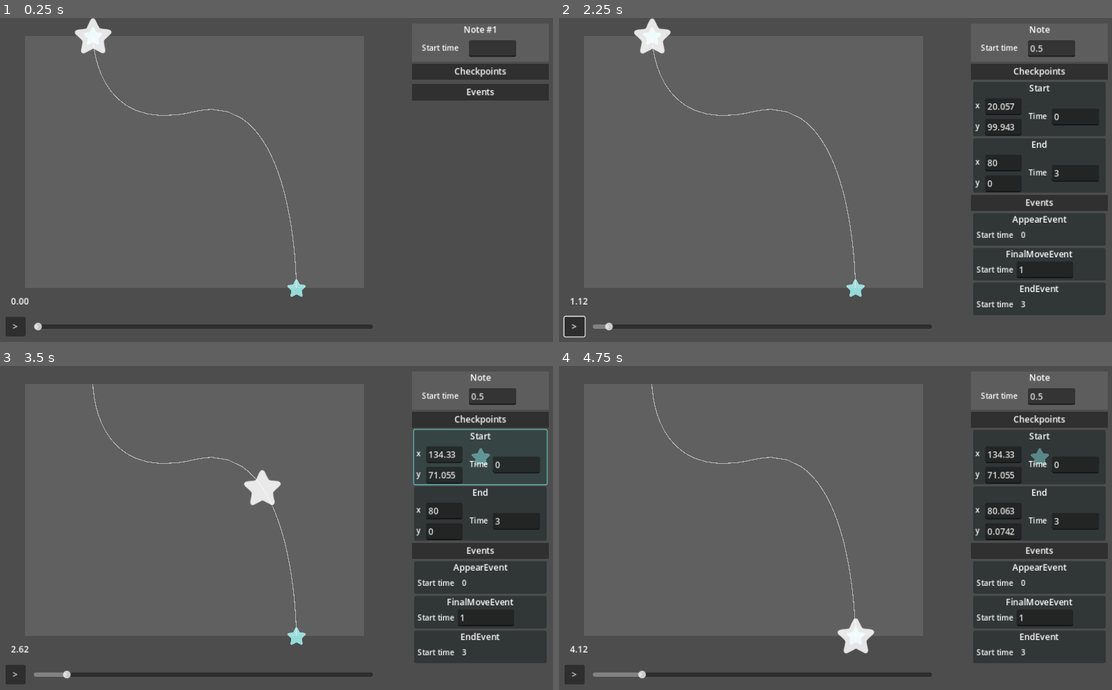
Above: before the commit, frames 1-4 (two rows, left to right).
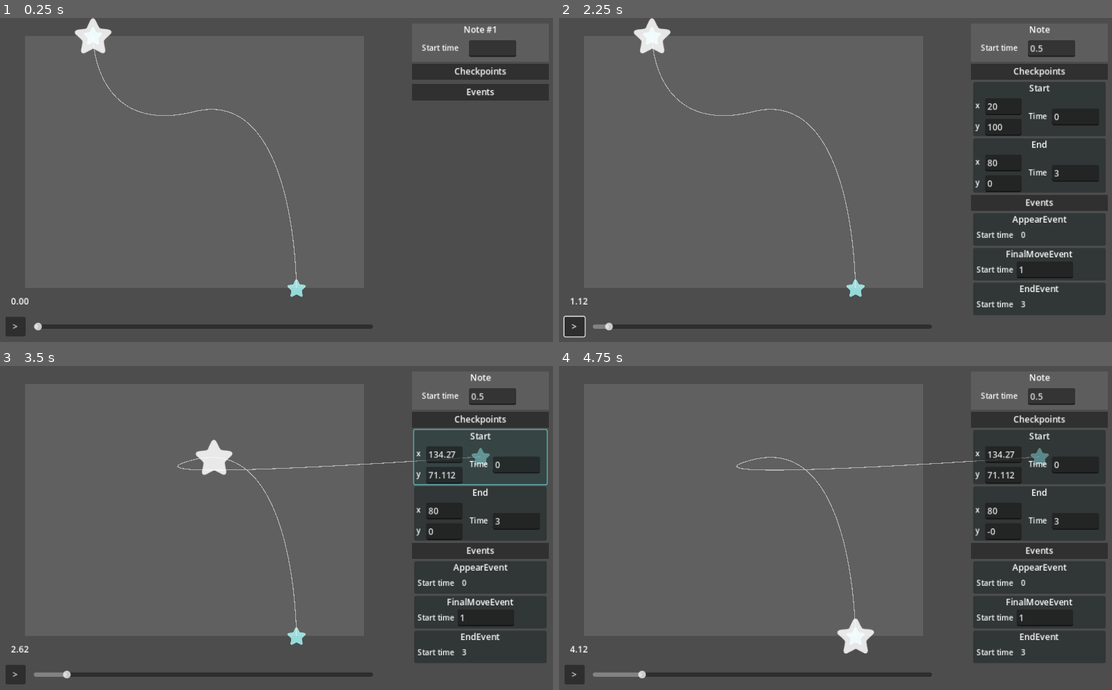
Above: after the commit, the same moments.

Repository: Punjidixie/Project-Prelude-Editor
Game: Godot game, scene res://main/main.tscn
The game is run twice, just before and just after one commit, with the same random seed, the same clock (stepped at 60 frames per second) and the same inputs.
Inputs (mouse positions are in pixels of both pictures, inside the frame that each line leads up to):
- Up to frame 1 (0.25 s): no input
- Up to frame 2 (2.25 s): click (1051, 47) at 0.52 s; type "12" at 0.6 s; click ">" at 1.25 s; move the mouse to (653, 37) at 2.02 s; press the mouse at (653, 37) at 2.03 s; hold W from 2.03 s (still down)
- Up to frame 3 (3.5 s): release W at 2.75 s; release the mouse at (94, 385) at 2.75 s; click (481, 456) at 2.77 s
- Up to frame 4 (4.75 s): move the mouse to (857, 634) at 3.52 s; click (857, 634) at 3.6 s; move the mouse to (608, 654) at 4.27 s; press the mouse at (608, 654) at 4.28 s; hold W from 4.28 s (still down)

The runs differ from the first frame. In frame 1, less than 0.1% of the frame differs, in the area x 17-54%, y 11-80%; in frame 2, 0.2%; in frame 3, 1.1%, in the area x 16-89%, y 5-80%; in frame 4, 0.4%.

Commit message:
improve drag checkpoints

Diff:
--- a/main/main.tscn
+++ b/main/main.tscn
@@ -16,6 +16,7 @@
 [ext_resource type="Script" path="res://ui/ui_controller.gd" id="14_bthse"]
 
 [sub_resource type="Curve2D" id="Curve2D_gaqnd"]
+bake_interval = 1.0
 _data = {
 "points": PackedVector2Array(0, 0, 0, 0, 20, 100, -30, -10, 30, 10, 50, 70, 0, 0, 0, 0, 80, 0)
 }
--- a/notes/note_checkpoint.gd
+++ b/notes/note_checkpoint.gd
@@ -15,9 +15,10 @@
 # Local time
 @export var target_time : float
 @export var checkpoint_name : String
-@export var click_area : Area2D
+@export var click_area : Control
 
-var draggable = false
+var following_mouse = false
+var mouse_in = false # to be able to start following mouse
 var drag_position : Vector2
 
 func _ready():
@@ -26,13 +27,15 @@
 	click_area.mouse_exited.connect(on_mouse_exited)
 
 func _process(delta):
-	if draggable:
+	if mouse_in:
 		if Input.is_action_just_pressed("left_click"):
 			drag_position = get_local_mouse_position()
-		elif Input.is_action_pressed("left_click"):
-			set_world_position(get_global_mouse_position())
-			on_checkpoint_updated.emit()
-			on_checkpoint_ui_needs_update.emit()
+			following_mouse = true
+
+	if following_mouse:
+		follow_mouse()
+		if Input.is_action_just_released("left_click"):
+			following_mouse = false
 
 
 func get_and_initialize_info_box() -> CheckpointInfoBox:
@@ -48,8 +51,13 @@
 	target_time = float(info_box.time_input_box.text)
 	on_checkpoint_updated.emit()
 
+func follow_mouse():
+	set_world_position(get_global_mouse_position() - drag_position)
+	on_checkpoint_updated.emit()
+	on_checkpoint_ui_needs_update.emit()
+
 func on_mouse_entered():
-	draggable = true
+	mouse_in = true
 
 func on_mouse_exited():
-	draggable = false
+	mouse_in = false
--- a/notes/note_events/move_event.gd
+++ b/notes/note_events/move_event.gd
@@ -44,10 +44,14 @@
 	redraw_curve()
 
 func on_destination_checkpoint_updated():
-	pass
+	# Update the last point of the path
+	path.set_point_position(path.point_count - 1, destination_checkpoint.play_position)
+	redraw_curve()
 
 func on_start_checkpoint_updated():
-	pass
+	# Update the first point of the path
+	path.set_point_position(0, start_checkpoint.play_position)
+	redraw_curve()
 
 func connect_start_checkpoint():
 	start_checkpoint.on_checkpoint_updated.connect(on_start_checkpoint_updated)
--- a/notes/note_events/note_checkpoint.tscn
+++ b/notes/note_events/note_checkpoint.tscn
@@ -8,7 +8,7 @@
 
 [node name="NoteCheckpoint" type="Node2D" node_paths=PackedStringArray("click_area")]
 script = ExtResource("1_7kayq")
-click_area = NodePath("Area2D")
+click_area = NodePath("DragArea")
 
 [node name="Visual" type="Sprite2D" parent="."]
 modulate = Color(0.662745, 1, 1, 0.792157)
@@ -16,6 +16,37 @@
 texture = ExtResource("2_0o8fb")
 
 [node name="Area2D" type="Area2D" parent="."]
+visible = false
 
 [node name="CollisionShape2D" type="CollisionShape2D" parent="Area2D"]
 shape = SubResource("RectangleShape2D_nvqme")
+
+[node name="DragArea" type="Control" parent="."]
+custom_minimum_size = Vector2(50, 50)
+layout_mode = 3
+anchors_preset = 8
+anchor_left = 0.5
+anchor_top = 0.5
+anchor_right = 0.5
+anchor_bottom = 0.5
+offset_left = -20.0
+offset_top = -20.0
+offset_right = 20.0
+offset_bottom = 20.0
+grow_horizontal = 2
+grow_vertical = 2
+
+[node name="ColorRect" type="ColorRect" parent="DragArea"]
+visible = false
+layout_mode = 1
+anchors_preset = 15
+anchor_right = 1.0
+anchor_bottom = 1.0
+grow_horizontal = 2
+grow_vertical = 2
+mouse_filter = 2
+color = Color(1, 1, 1, 0.0901961)
+
+[node name="Label" type="Label" parent="."]
+offset_right = 40.0
+offset_bottom = 23.0
--- a/singletons/play_area_utils.gd
+++ b/singletons/play_area_utils.gd
@@ -1,12 +1,14 @@
 extends Node
+
+const scale_factor = 100
 
 func get_world_position(play_position: Vector2) -> Vector2:
 	var origin_position = GlobalManager.play_area.position + Vector2.DOWN * GlobalManager.play_area.size.y
 	var play_position_y_inv = Vector2(1, -1) * play_position
-	return origin_position + (GlobalManager.play_area.size * play_position_y_inv / 100)
+	return origin_position + (GlobalManager.play_area.size * play_position_y_inv / scale_factor)
 
 func get_play_position(world_position: Vector2) -> Vector2:
 	var origin_position = GlobalManager.play_area.position + Vector2.DOWN * GlobalManager.play_area.size.y
 	var relative_world_pos = world_position - origin_position
 	var relative_world_pos_y_inv = Vector2(1, -1) * relative_world_pos
-	return (relative_world_pos_y_inv / GlobalManager.play_area.size) * 100
+	return (relative_world_pos_y_inv / GlobalManager.play_area.size) * scale_factor
--- a/ui/event_info_boxes/move_event_info_box.gd
+++ b/ui/event_info_boxes/move_event_info_box.gd
@@ -18,3 +18,7 @@
 		load_info_to_checkpoint()
 	else:
 		update() # Reset text box
+
+func on_edit_curve_button_pressed():
+	var move_event := event as MoveEvent
+	# move_event.show_path_points
